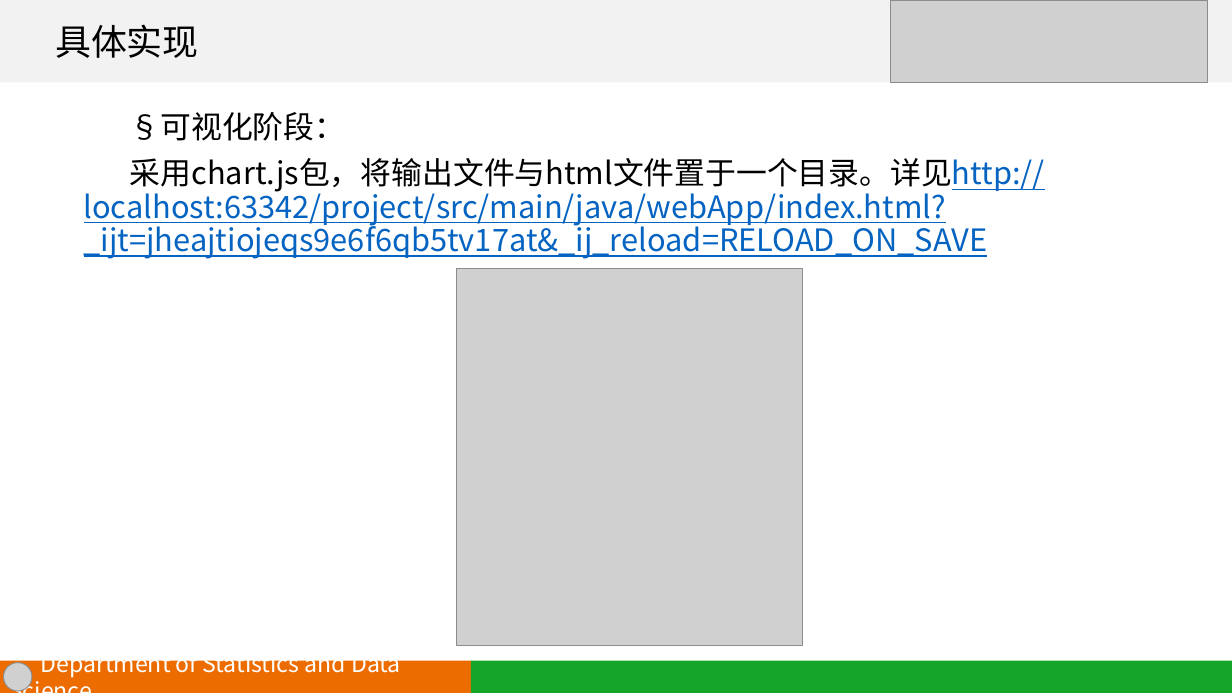
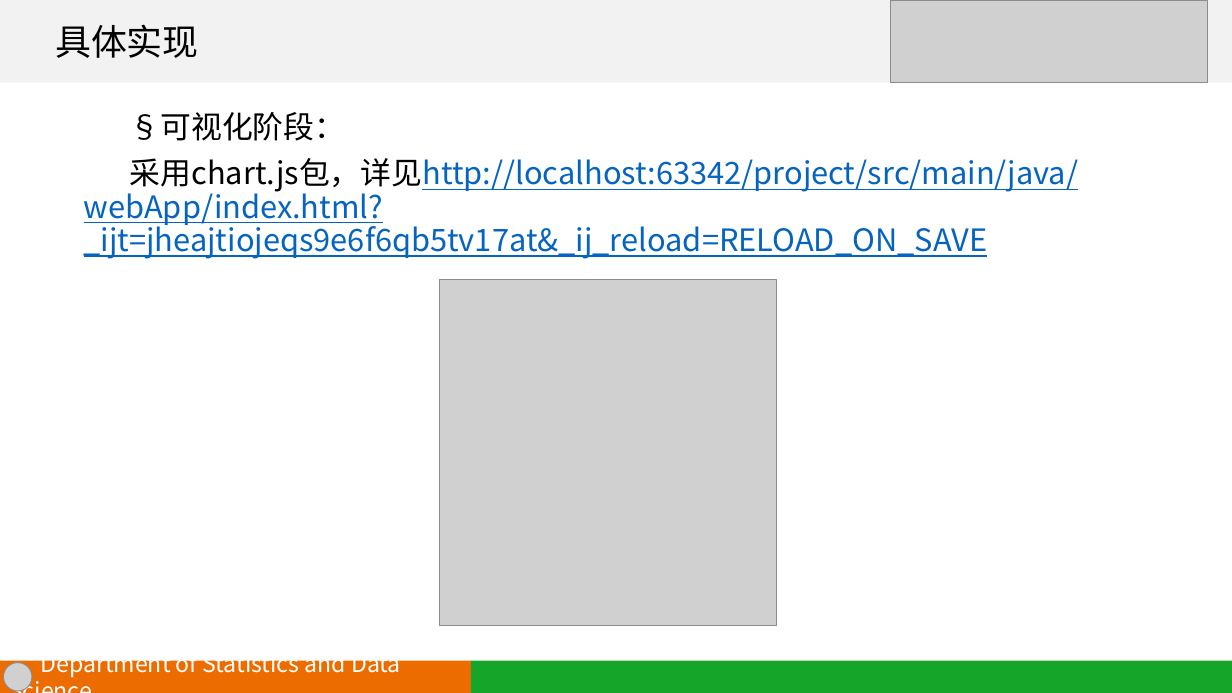
Before and after one commit to JackTianyuLi/STA321-project, a slide deck: slide 12 of presentation slide.pptx. Drawn at 1232x693 pixels with LibreOffice and Linux fonts; fonts in the diff are those of the drawing; grey boxes stand for pictures. Boxes give left, top, right and bottom in pixels: in the first picture for what was removed or moved away, otherwise in the second. Text is boxed around its words. In the diff, an @@ line names an element or a change of style, - is before the commit and + after.

```diff
--- a/presentation slide.pptx
+++ b/presentation slide.pptx
@@ text at (84,158,1079,259): text changed @@
-采用chart.js包，将输出文件与html文件置于一个目录。详见http://localhost:63342/project/src/main/java/webApp/index.html?_ijt=jheajtiojeqs9e6f6qb5tv17at&_ij_reload=RELOAD_ON_SAVE
+采用chart.js包，详见http://localhost:63342/project/src/main/java/webApp/index.html?_ijt=jheajtiojeqs9e6f6qb5tv17at&_ij_reload=RELOAD_ON_SAVE
@@ picture: place and size @@
-picture at (457,269,803,646)
+picture at (440,280,777,627)
```
Also in this commit, not shown: 2 other files.
